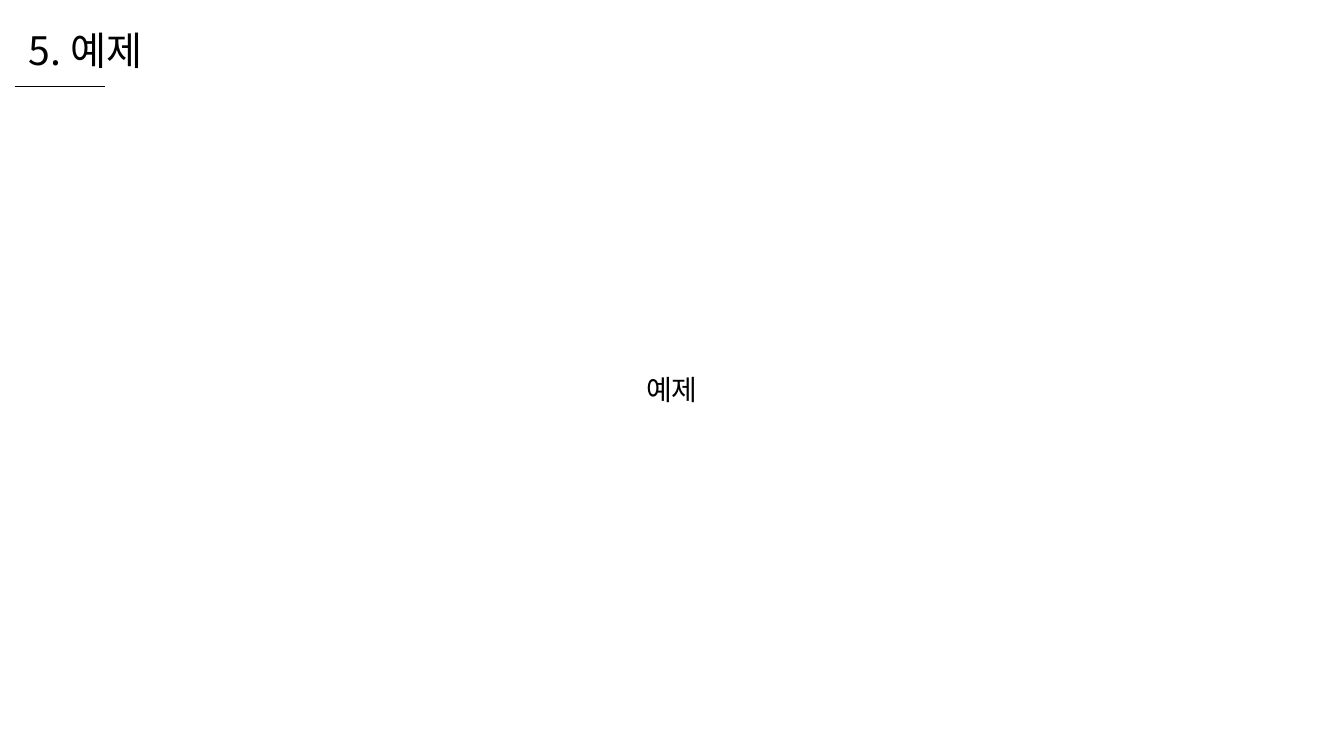
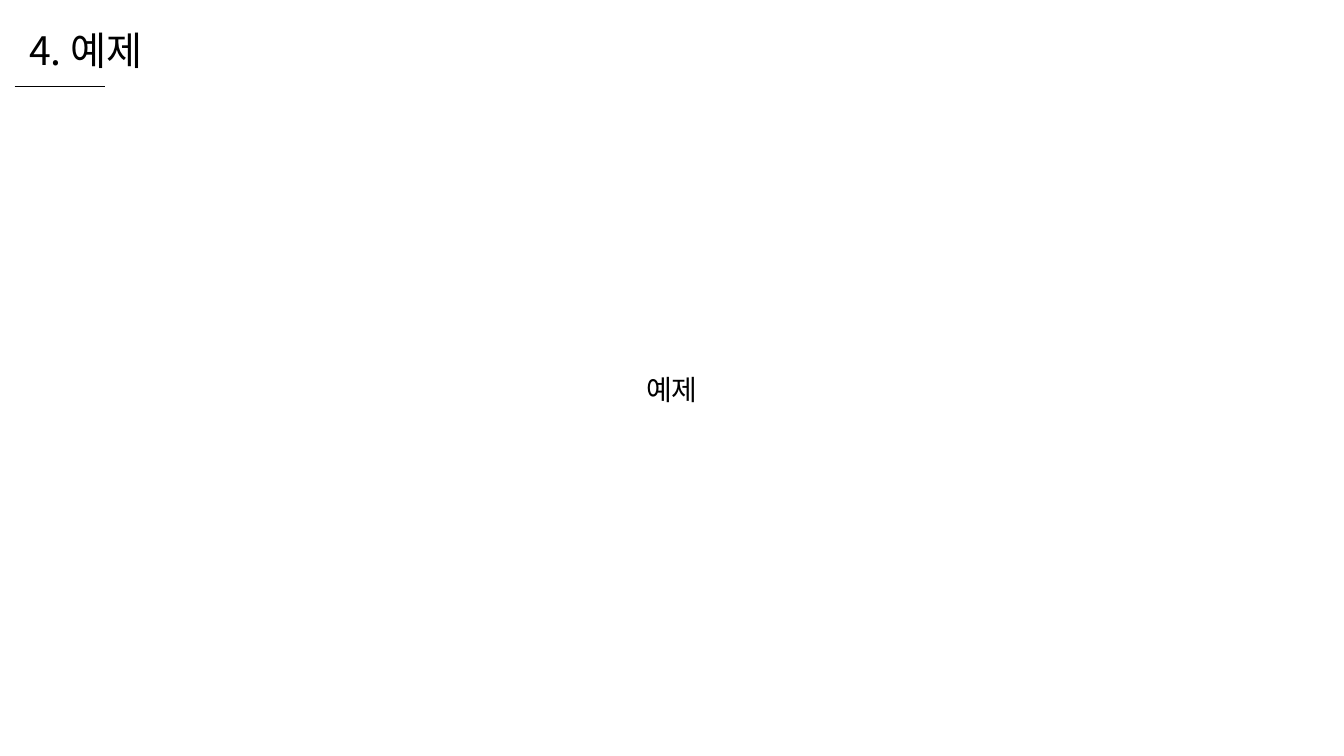
Before and after one commit to WooLyung/2021-RG-Lecture, a slide deck: slide 17 of 수업 자료/10 - RG 엔진 심화.pptx (slide 4 before the commit). Drawn at 1344x756 pixels with LibreOffice and Linux fonts; fonts in the diff are those of the drawing. Boxes give left, top, right and bottom in pixels: in the first picture for what was removed or moved away, otherwise in the second. Text is boxed around its words. In the diff, an @@ line names an element or a change of style, - is before the commit and + after.

```diff
--- a/수업 자료/10 - RG 엔진 심화.pptx
+++ b/수업 자료/10 - RG 엔진 심화.pptx
@@ text at (29,32,142,68): text changed @@
-5. 예제
+4. 예제
```
Also in this commit, not shown: 2 other slides changed, 13 slides added.
